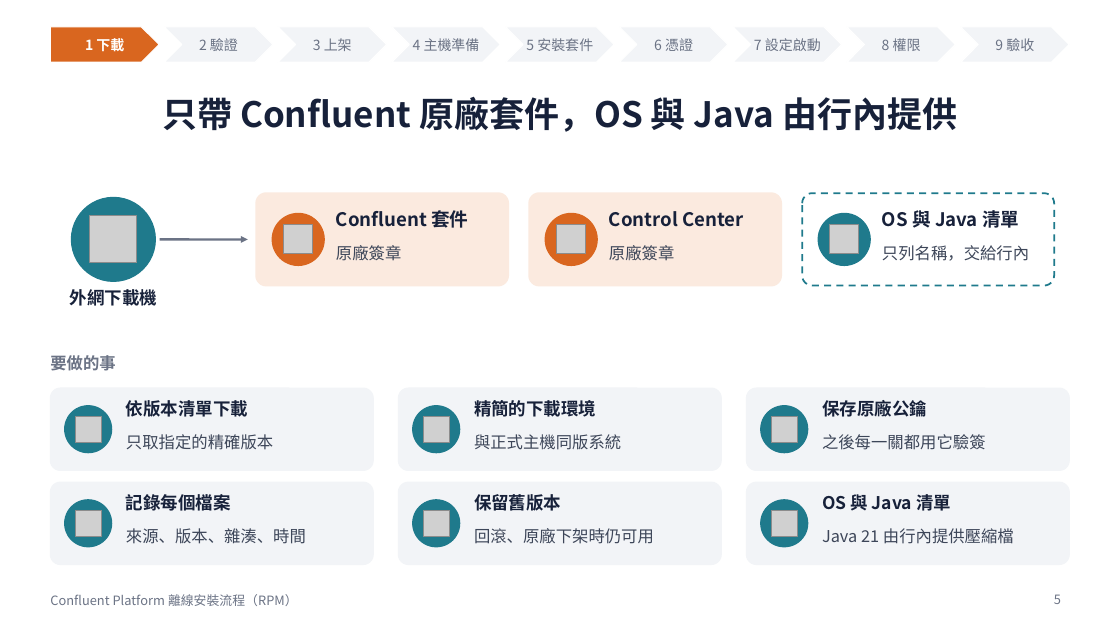
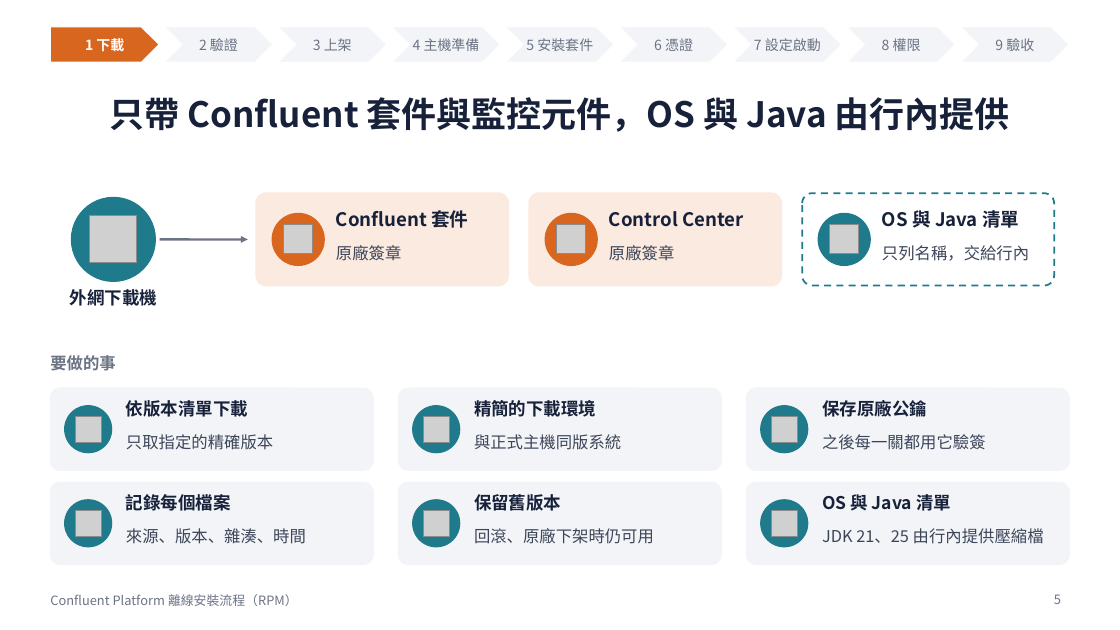
Before and after one commit to zxc81906119/kafka_install_ops, a slide deck: slide 5 of docs/Confluent-RPM安裝流程.pptx. Drawn at 1120x630 pixels with LibreOffice and Linux fonts; fonts in the diff are those of the drawing; grey boxes stand for pictures. Boxes give left, top, right and bottom in pixels: in the first picture for what was removed or moved away, otherwise in the second. Text is boxed around its words. In the diff, an @@ line names an element or a change of style, - is before the commit and + after.

```diff
--- a/docs/Confluent-RPM安裝流程.pptx
+++ b/docs/Confluent-RPM安裝流程.pptx
@@ title at [110,97,1010,132]: text changed @@
-只帶 Confluent 原廠套件，OS 與 Java 由行內提供
+只帶 Confluent 套件與監控元件，OS 與 Java 由行內提供
@@ text at [822,528,1044,544]: text changed @@
-Java 21 由行內提供壓縮檔
+JDK 21、25 由行內提供壓縮檔
```
Also in this commit, not shown: 4 other slides changed, 49 other files.
